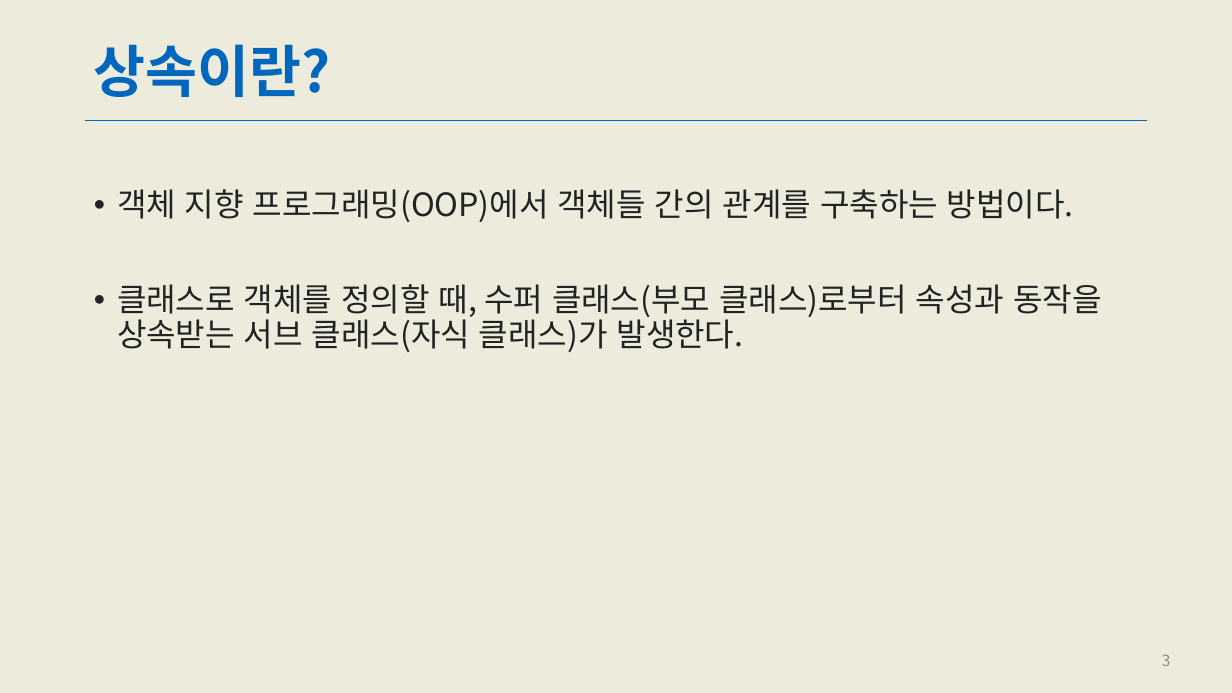
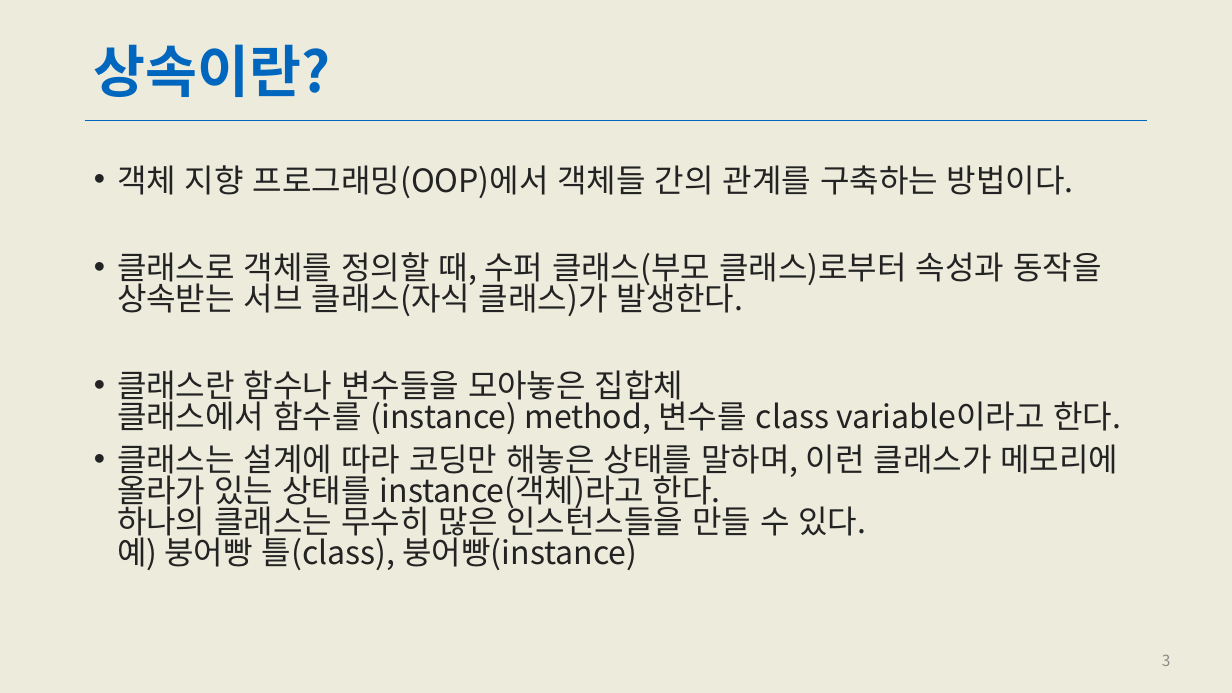
Before and after one commit to kai1945/PythonBasicStudy, a slide deck: slide 3 of PPT/Opening_상속.pptx. Drawn at 1232x693 pixels with LibreOffice and Linux fonts; fonts in the diff are those of the drawing. Boxes give left, top, right and bottom in pixels: in the first picture for what was removed or moved away, otherwise in the second. Text is boxed around its words. In the diff, an @@ line names an element or a change of style, - is before the commit and + after.

Commit message:
1. 상속 ppt 수정

```diff
--- a/PPT/Opening_상속.pptx
+++ b/PPT/Opening_상속.pptx
@@ text "객체 지향 프로그래밍(OOP)에서 객체들 간의 ...": place and size @@
-text "객체 지향 프로그래밍(OOP)에서 객체들 간의 ..." at bbox=[117, 189, 1101, 352]
+text "객체 지향 프로그래밍(OOP)에서 객체들 간의 ..." at bbox=[117, 165, 1122, 570]
@@ text at bbox=[117, 165, 1101, 316]: line spacing 0.9 to 0.8 @@
@@ text at bbox=[117, 370, 1122, 570]: paragraphs added @@
+• 클래스란 함수나 변수들을 모아놓은 집합체
+  클래스에서 함수를 (instance) method, 변수를 class variable이라고 한다.
+• 클래스는 설계에 따라 코딩만 해놓은 상태를 말하며, 이런 클래스가 메모리에 올라가 있는 상태를 instance(객체)라고 한다.
+  하나의 클래스는 무수히 많은 인스턴스들을 만들 수 있다.
+  예) 붕어빵 틀(class), 붕어빵(instance)
```
Also in this commit, not shown: 1 other slide changed, 1 slide added.
